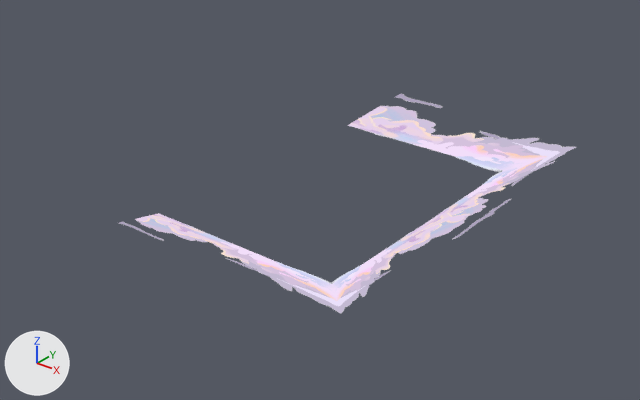
The glTF model public/models/clouds.glb, before and after one commit.
One viewpoint serves both versions: a 50 mm camera at (13.12, -17.77, 8.98) aimed at (1.28, -2.98, -0.19). The lights are fixed; the arrows at lower left show +X, +Y and +Z. The picture after the commit comes second. Vertices at exactly the same position are counted once.
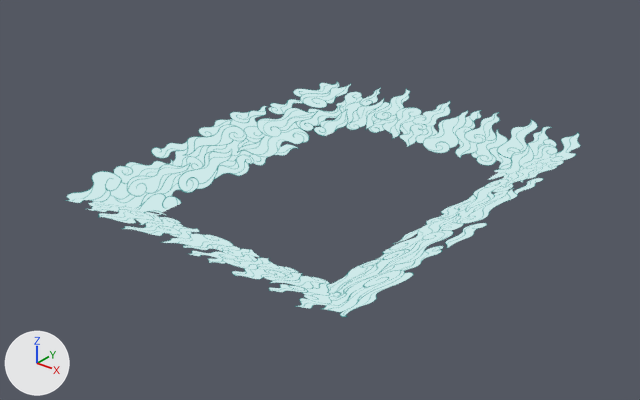
The newer file is also turned or shifted as a whole; pictures and numbers use the older file's frame.

Edits to the bpy script that builds the scene:
```text
Add img_clouds:
    img_clouds = load_image('clouds', '_unpacked/clouds', 2955, 2217, 'sRGB')
Change mat_material_001:
    where n6 = _N.new('ShaderNodeTexImage'); n6.name = 'Image Texture'
    n6.image: img_untitled -> img_clouds
Change me_plane:
    used by ob_plane; location = (1.0, -2.5, 0.0)
    verts and faces of me_plane; kept vertices keep their numbers, new ones are numbered from 10
    before: 6 (-1.15, -5.5, 0.71), 7 (-2.0, -3.4, -0.1) at pixel (161, 212), 8 (-1.15, 5.5, 0.71), 9 (-2.0, 3.4, -0.1)
    remove me_plane.from_pydata(...)  # 10 vertices, 8 faces; spans x -2.0..4.85, y -5.5..5.5, z -0.1..0.71
    add me_plane.from_pydata(...)  # 12 vertices, 12 faces; spans x -3.85..4.85, y -5.5..5.5, z -0.1..0.71
    me_plane part 1
    add verts[6] = (-3.85, -5.5, 0.71)  # moved
    add verts[8] = (-3.85, 5.5, 0.71)  # moved
    add verts[10] = (-3.85, 0.0, 0.71)
    add verts[11] = (-2.0, 0.0, -0.1)  # pixel (261, 165)
    add faces += [(9, 10, 11), (8, 10, 9), (6, 7, 11), (6, 11, 10)]
    me_plane part 2: 8 kept faces spanning x -3.85..4.85, y -5.5..5.5, z -0.1..0.71 get new texture (UV) coordinates
```

Location of each change, (x1, y1, x2, y2) in pixels of the pictures (640 x 400 px):
'Plane', surface changed, reshaped (13% wider, 7% taller)
    before: (119, 94, 576, 313)
    after: (65, 82, 581, 317)
part 1 of me_plane, built on
    before: (119, 94, 482, 313)
    after: (65, 82, 579, 317)
part 2 of me_plane, surface changed
    before: (119, 94, 576, 313)
    after: (65, 83, 581, 317)
